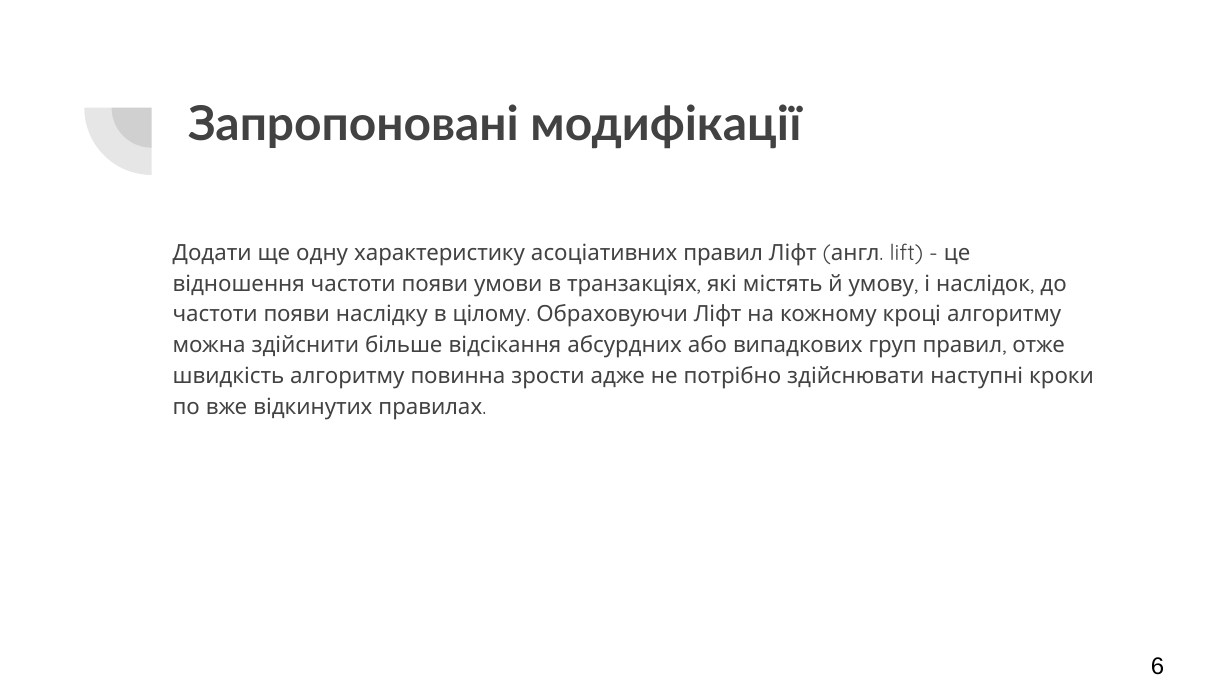
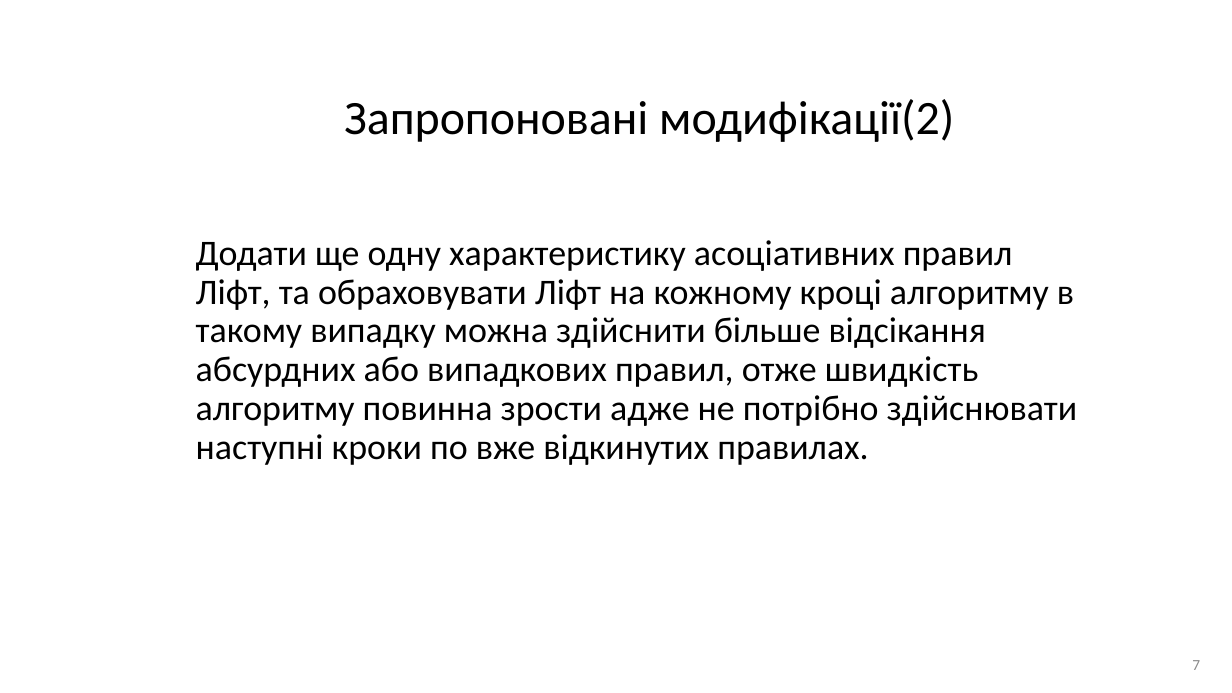
Before and after one commit to AndriiHavryliuk1/master2, a slide deck: slide 7 of docs/Дослідження_роботи_алгоритму_apriori.pptx (slide 6 before the commit). Drawn at 1232x693 pixels with LibreOffice and Linux fonts; fonts in the diff are those of the drawing. Boxes give left, top, right and bottom in pixels: in the first picture for what was removed or moved away, otherwise in the second. Text is boxed around its words. In the diff, an @@ line names an element or a change of style, - is before the commit and + after.

Commit message:
kjn

```diff
--- a/docs/Дослідження_роботи_алгоритму_apriori.pptx
+++ b/docs/Дослідження_роботи_алгоритму_apriori.pptx
@@ pie slice (boxed as its full ellipse) removed at (84, 41, 218, 175) @@
@@ pie slice (boxed as its full ellipse) removed at (112, 68, 192, 148) @@
@@ title at (344, 99, 954, 142): text changed; font Lato to Calibri; text colour #424242 to #000000; bold off @@
-Запропоновані модифікації
+Запропоновані модифікації(2)
@@ text at (196, 240, 1078, 465): text changed; size 13 to 21 pt; font Quicksand to Calibri; text colour #424242 to #000000 @@
-Додати ще одну характеристику асоціативних правил Ліфт (англ. lift) - це відношення частоти появи умови в транзакціях, які містять й умову, і наслідок, до частоти появи наслідку в цілому. Обраховуючи Ліфт на кожному кроці алгоритму можна здійснити більше відсікання абсурдних або випадкових груп правил, отже швидкість алгоритму повинна зрости адже не потрібно здійснювати наступні кроки по вже відкинутих правилах.
+Додати ще одну характеристику асоціативних правил Ліфт, та обраховувати Ліфт на кожному кроці алгоритму в такому випадку можна здійснити більше відсікання абсурдних або випадкових правил, отже швидкість алгоритму повинна зрости адже не потрібно здійснювати наступні кроки по вже відкинутих правилах.
@@ page number at (1192, 660, 1200, 670): text changed; size 14 to 9 pt; font Arial to Calibri; text colour #000000 to #8C8C8C @@
-6
+7
```
Also in this commit, not shown: 9 other slides changed, 2 slides added, 1 slide removed.
